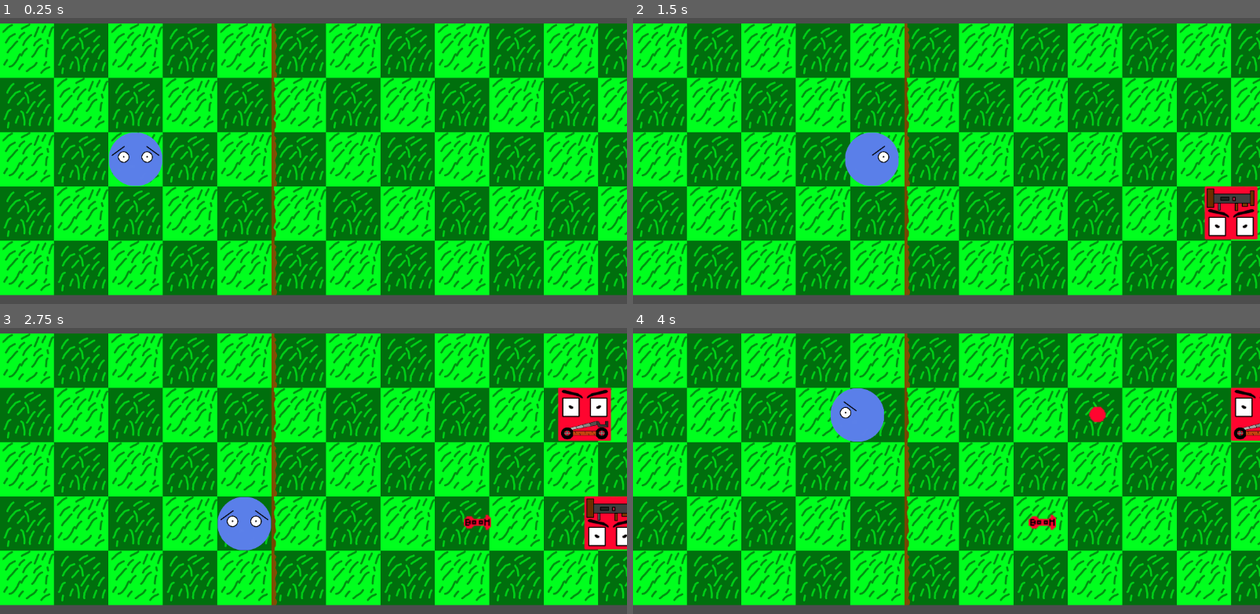
Above: before the commit, frames 1-4 (two rows, left to right).
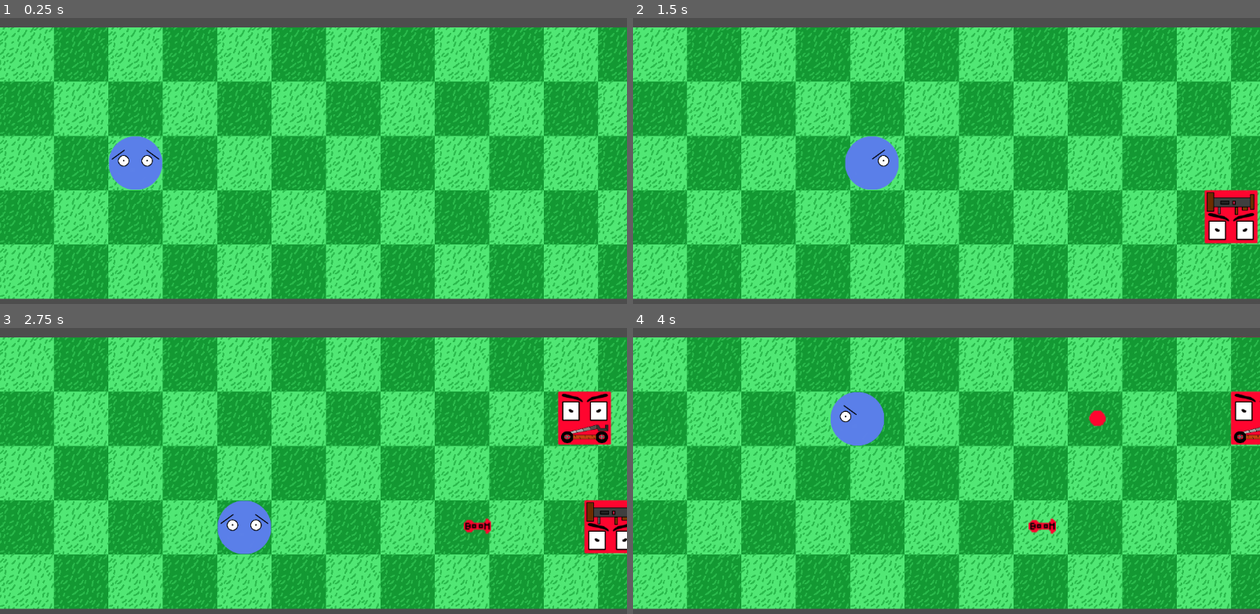
Above: after the commit, the same moments.

Repository: Killfreek/Rats
Game: Godot game, scene res://main.tscn
The game is run twice, just before and just after one commit, with the same random seed, the same clock (stepped at 60 frames per second) and the same inputs.
Inputs:
- Up to frame 1 (0.25 s): no input
- Up to frame 2 (1.5 s): tap Enter at 0.5 s; hold D (MoveRight) 0.53-1.28 s; hold Space (SpawnPlayer) 0.53-1.28 s; hold S (MoveDown) from 1.28 s (still down); tap Space (SpawnPlayer) at 1.35 s
- Up to frame 3 (2.75 s): release S (MoveDown) at 2.03 s; hold D (MoveRight) from 2.03 s (still down); hold Space (SpawnPlayer) from 2.03 s (still down)
- Up to frame 4 (4 s): release D (MoveRight) at 2.78 s; release Space (SpawnPlayer) at 2.78 s; hold W (MoveUp) 2.78-3.53 s; tap Space (SpawnPlayer) at 2.85 s; hold A (MoveLeft) from 3.53 s (still down); hold Space (SpawnPlayer) from 3.53 s (still down)

The runs differ from the first frame. In frame 1, 96% of the frame differs, in the area x 0-100%, y 1-99%; in frame 2, 95%; in frame 3, 94%; in frame 4, 95%.

Commit message:
tilemapnew

Diff:
--- a/Levels/LevelTest.tscn
+++ b/Levels/LevelTest.tscn
@@ -1,9 +1,16 @@
-[gd_scene load_steps=10 format=3 uid="uid://ddyxv1i3eutg4"]
+[gd_scene load_steps=14 format=3 uid="uid://ddyxv1i3eutg4"]
 
+[ext_resource type="Texture2D" uid="uid://orbb0p7vr57j" path="res://Sprites/Background/FloorTile1Dark.png" id="1_1coks"]
 [ext_resource type="Texture2D" uid="uid://c1yjt06gcoayr" path="res://Sprites/Background/DarkGrassBackground.png" id="1_qsrsr"]
 [ext_resource type="Texture2D" uid="uid://bcfq5pmg0ndmm" path="res://Sprites/Background/LightGrassBackground.png" id="2_hj01m"]
 [ext_resource type="Texture2D" uid="uid://wtcmwiyfshmw" path="res://Sprites/Background/DarkGrassBackgroundDirtWall.png" id="3_7eqfd"]
 [ext_resource type="Texture2D" uid="uid://cf1egode7sth6" path="res://Sprites/Background/LightGrassBackgroundWall.png" id="4_kk212"]
+[ext_resource type="Texture2D" uid="uid://n75a2drxb6kg" path="res://Sprites/Background/FloorTile1Light.png" id="6_xovm1"]
+
+[sub_resource type="TileSetAtlasSource" id="TileSetAtlasSource_4nkew"]
+texture = ExtResource("1_1coks")
+texture_region_size = Vector2i(100, 100)
+0:0/0 = 0
 
 [sub_resource type="TileSetAtlasSource" id="TileSetAtlasSource_gw40l"]
 texture = ExtResource("1_qsrsr")
@@ -25,14 +32,21 @@
 texture_region_size = Vector2i(100, 100)
 0:0/0 = 0
 
+[sub_resource type="TileSetAtlasSource" id="TileSetAtlasSource_cxrww"]
+texture = ExtResource("6_xovm1")
+texture_region_size = Vector2i(100, 100)
+0:0/0 = 0
+
 [sub_resource type="TileSet" id="TileSet_28fn1"]
 tile_size = Vector2i(100, 100)
 sources/1 = SubResource("TileSetAtlasSource_gw40l")
 sources/2 = SubResource("TileSetAtlasSource_sqxxj")
 sources/3 = SubResource("TileSetAtlasSource_a26ld")
 sources/4 = SubResource("TileSetAtlasSource_bwepf")
+sources/0 = SubResource("TileSetAtlasSource_4nkew")
+sources/5 = SubResource("TileSetAtlasSource_cxrww")
 
 [node name="TileMap" type="TileMap"]
 tile_set = SubResource("TileSet_28fn1")
 format = 2
-layer_0/tile_data = PackedInt32Array(0, 2, 0, 65536, 1, 0, 65537, 2, 0, 131073, 1, 0, 131074, 2, 0, 65538, 1, 0, 1, 1, 0, 2, 2, 0, 3, 1, 0, 65539, 2, 0, 4, 2, 0, 65540, 1, 0, 131075, 1, 0, 196611, 2, 0, 196612, 1, 0, 131076, 2, 0, 262148, 2, 0, 262147, 1, 0, 262146, 2, 0, 262145, 1, 0, 262144, 2, 0, 196608, 1, 0, 131072, 2, 0, 196609, 2, 0, 196610, 1, 0, 262149, 3, 0, 196614, 1, 0, 131079, 1, 0, 65544, 1, 0, 9, 1, 0, 65546, 1, 0, 11, 1, 0, 131083, 1, 0, 196618, 1, 0, 262155, 1, 0, 262153, 1, 0, 262151, 1, 0, 196616, 1, 0, 131081, 1, 0, 131077, 3, 0, 65542, 1, 0, 5, 3, 0, 7, 1, 0, 196613, 4, 0, 65541, 4, 0, 131078, 2, 0, 6, 2, 0, 262150, 2, 0, 196615, 2, 0, 65543, 2, 0, 131080, 2, 0, 8, 2, 0, 65545, 2, 0, 10, 2, 0, 131082, 2, 0, 65547, 2, 0, 196619, 2, 0, 196617, 2, 0, 262152, 2, 0, 262154, 2, 0)
+layer_0/tile_data = PackedInt32Array(0, 5, 0, 65536, 0, 0, 65537, 5, 0, 131073, 0, 0, 131074, 5, 0, 65538, 0, 0, 1, 0, 0, 2, 5, 0, 3, 0, 0, 65539, 5, 0, 4, 5, 0, 65540, 0, 0, 131075, 0, 0, 196611, 5, 0, 196612, 0, 0, 131076, 5, 0, 262148, 5, 0, 262147, 0, 0, 262146, 5, 0, 262145, 0, 0, 262144, 5, 0, 196608, 0, 0, 131072, 5, 0, 196609, 5, 0, 196610, 0, 0, 262149, 0, 0, 196614, 0, 0, 131079, 0, 0, 65544, 0, 0, 9, 0, 0, 65546, 0, 0, 11, 0, 0, 131083, 0, 0, 196618, 0, 0, 262155, 0, 0, 262153, 0, 0, 262151, 0, 0, 196616, 0, 0, 131081, 0, 0, 131077, 0, 0, 65542, 0, 0, 5, 0, 0, 7, 0, 0, 196613, 5, 0, 65541, 5, 0, 131078, 5, 0, 6, 5, 0, 262150, 5, 0, 196615, 5, 0, 65543, 5, 0, 131080, 5, 0, 8, 5, 0, 65545, 5, 0, 10, 5, 0, 131082, 5, 0, 65547, 5, 0, 196619, 5, 0, 196617, 5, 0, 262152, 5, 0, 262154, 5, 0)
--- a/main.tscn
+++ b/main.tscn
@@ -14,7 +14,7 @@
 [node name="Main" type="Node2D"]
 
 [node name="Camera2D" type="Camera2D" parent="."]
-position = Vector2(577, 256)
+position = Vector2(577, 249)
 
 [node name="EnemySpawnLocations" type="Node2D" parent="." node_paths=PackedStringArray("spawnLocations")]
 position = Vector2(1150, 49)
Binary file added: Sprites/Background/FloorTile1Dark.png
Not shown, added: Sprites/Background/FloorTile1Dark.png.import
Binary file added: Sprites/Background/FloorTile1Light.png
Not shown, added: Sprites/Background/FloorTile1Light.png.import
Not shown, added: Sprites/Background/FloorTile1.kra
Not shown, added: Sprites/HostileMobs/RedboxWithGunMissfire.kra-autosave.kra
